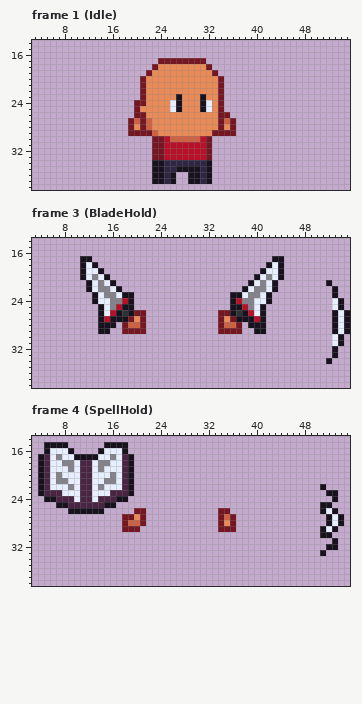
Pixel-art file: Assets/Game/Sprites/Player/Player.aseprite. That is the earlier state.
56x56 pixels, 4 frames. Shown: frame 1 (Idle): x 3..55, y 14..38; frame 3 (BladeHold): x 3..55, y 14..38; frame 4 (SpellHold): x 3..55, y 14..38. The commit also changed other frames, which this record leaves out.
And afterwards:
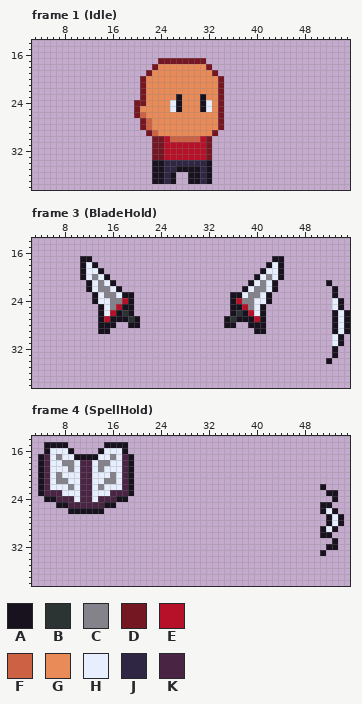
Palette (. is transparent): A #18121f  B #2c3333  C #84828a  D #751623  E #b61128  F #cc6143  G #e98b58  H #e7efff  J #2e2642  K #492543
What changed:
layer "HandLeft" now hidden
layer "HandRight" now hidden
Changed rows in their new state; - is an unchanged pixel.
Frame 1 (Idle):
first column x 19:
26 --F-------------.-
27 ..--------------..
28 ..--------------..
29 ...------------...
Frame 3 (BladeHold):
first column x 18:
26 --..------------..--
27 -BA.------------.AB-
28 .AA.------------.AA.
29 ....------------....
Frame 4 (SpellHold):
first column x 18:
26 --..------------..-
27 ....------------...
28 ....------------...
29 ...-------------...
